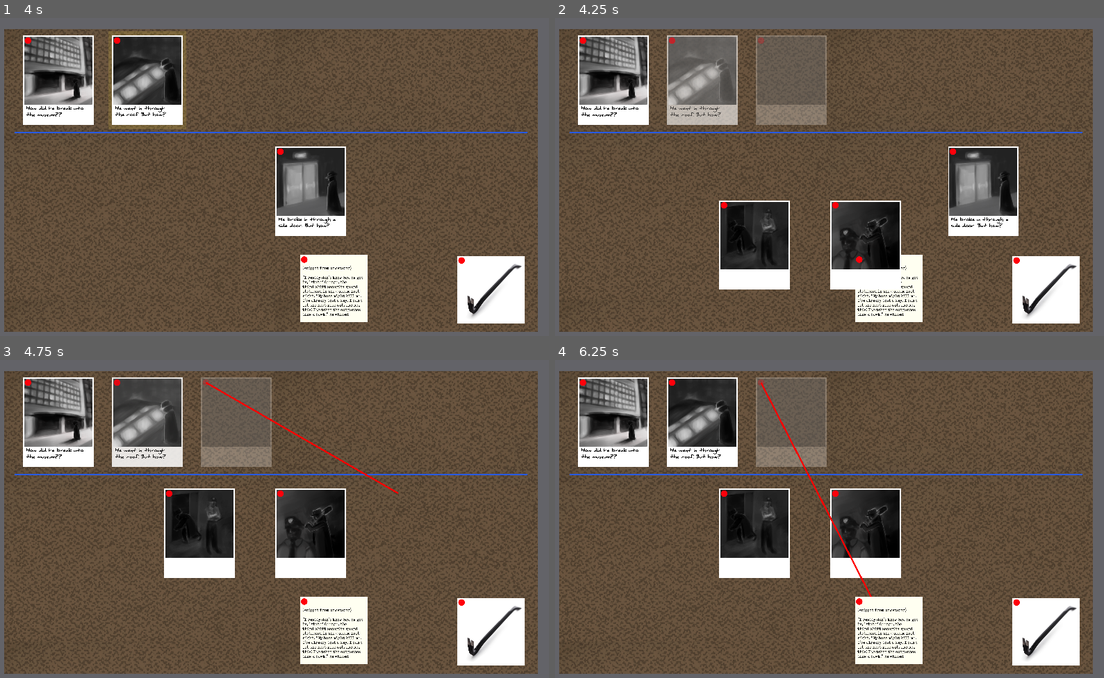
Above: before the commit, frames 1-4 (two rows, left to right).
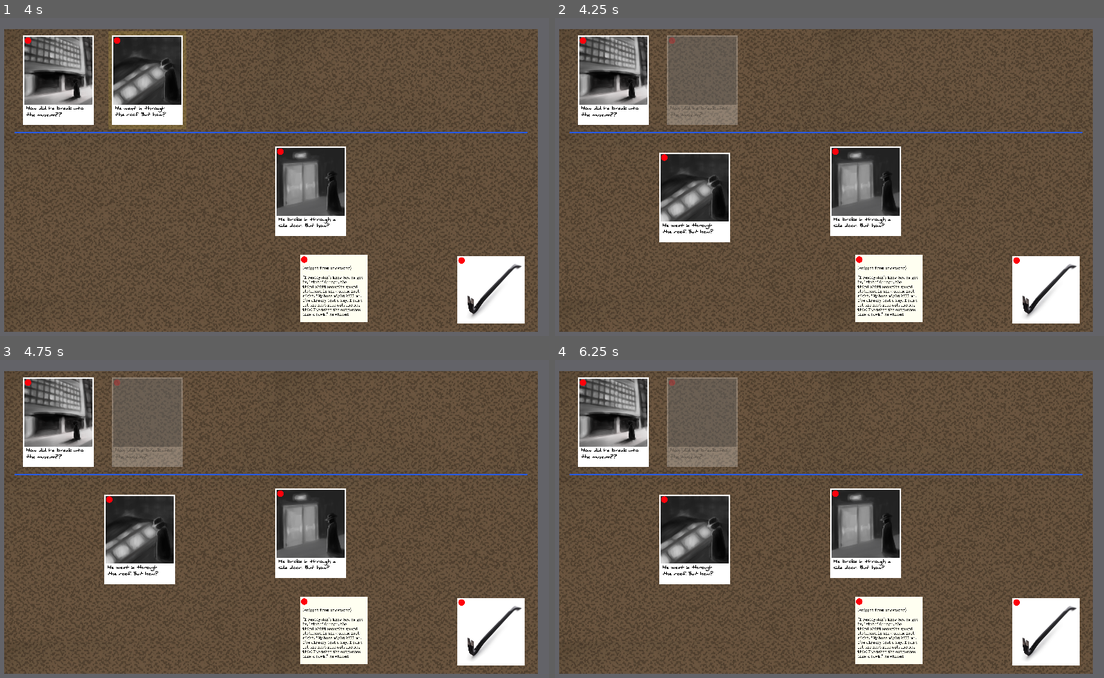
Above: after the commit, the same moments.

Repository: IanWark/VGADGameJamWinter2019
Game: Godot game, scene res://scenes/game_screen.tscn
The game is run twice, just before and just after one commit, with the same random seed, the same clock (stepped at 60 frames per second) and the same inputs.
Inputs (mouse positions are in pixels of both pictures, inside the frame that each line leads up to):
- Up to frame 1 (4 s): drag from (27, 40) to (148, 81) at 0.52 s; tap Enter at 1.25, 2.75 s; drag from (60, 81) to (170, 151) at 1.27 s; tap Space at 2, 3.5 s; move the mouse to (115, 40) at 2.02 s; press the mouse at (115, 40) at 2.03 s; release the mouse at (115, 40) at 2.75 s; drag from (148, 81) to (170, 151) at 2.77 s; drag from (170, 151) to (115, 40) at 3.52 s
- Up to frame 2 (4.25 s): no input
- Up to frame 3 (4.75 s): drag from (208, 382) to (395, 493) at 4.27 s
- Up to frame 4 (6.25 s): move the mouse to (791, 423) at 5.02 s; press the mouse at (791, 423) at 5.03 s; release the mouse at (791, 423) at 5.75 s; tap Enter at 5.75 s; drag from (703, 423) to (889, 630) at 5.77 s

Frame 1 is identical in both runs. In frame 2, 19% of the frame differs, in the area x 18-85%, y 5-86%; in frame 3, 13%; in frame 4, 13%.

Commit message:
add required clues

Diff:
--- a/scripts/events/event_1_unknown.gd
+++ b/scripts/events/event_1_unknown.gd
@@ -5,4 +5,5 @@
 	scene = "res://scenes/events/event_1_unknown.tscn"
 	correct_event = "event_1_a"
 	banned_strings = ["crowbar"]
+	required_strings = ["key"]
 	set_locked()
--- a/scripts/events/event_unknown.gd
+++ b/scripts/events/event_unknown.gd
@@ -2,6 +2,7 @@
 
 var correct_event # must be overwritten with what event is the solution
 var banned_strings = []
+var required_strings = []
 
 onready var halo = $halo
 
@@ -21,11 +22,17 @@
 
 	if event.get_name() == correct_event:
 		for banned_string_name in banned_strings:
-			print("Main/" + banned_string_name)
 			var correct_item = get_tree().get_root().get_node("Main/" + correct_event)
 			var banned_item = get_tree().get_root().get_node("Main/" + banned_string_name)
 
 			if strings.string_exists(correct_item, banned_item):
+				return false
+
+		for required_string_name in required_strings:
+			var correct_item = get_tree().get_root().get_node("Main/" + correct_event)
+			var required_item = get_tree().get_root().get_node("Main/" + required_string_name)
+
+			if !strings.string_exists(correct_item, required_item):
 				return false
 
 		return true
